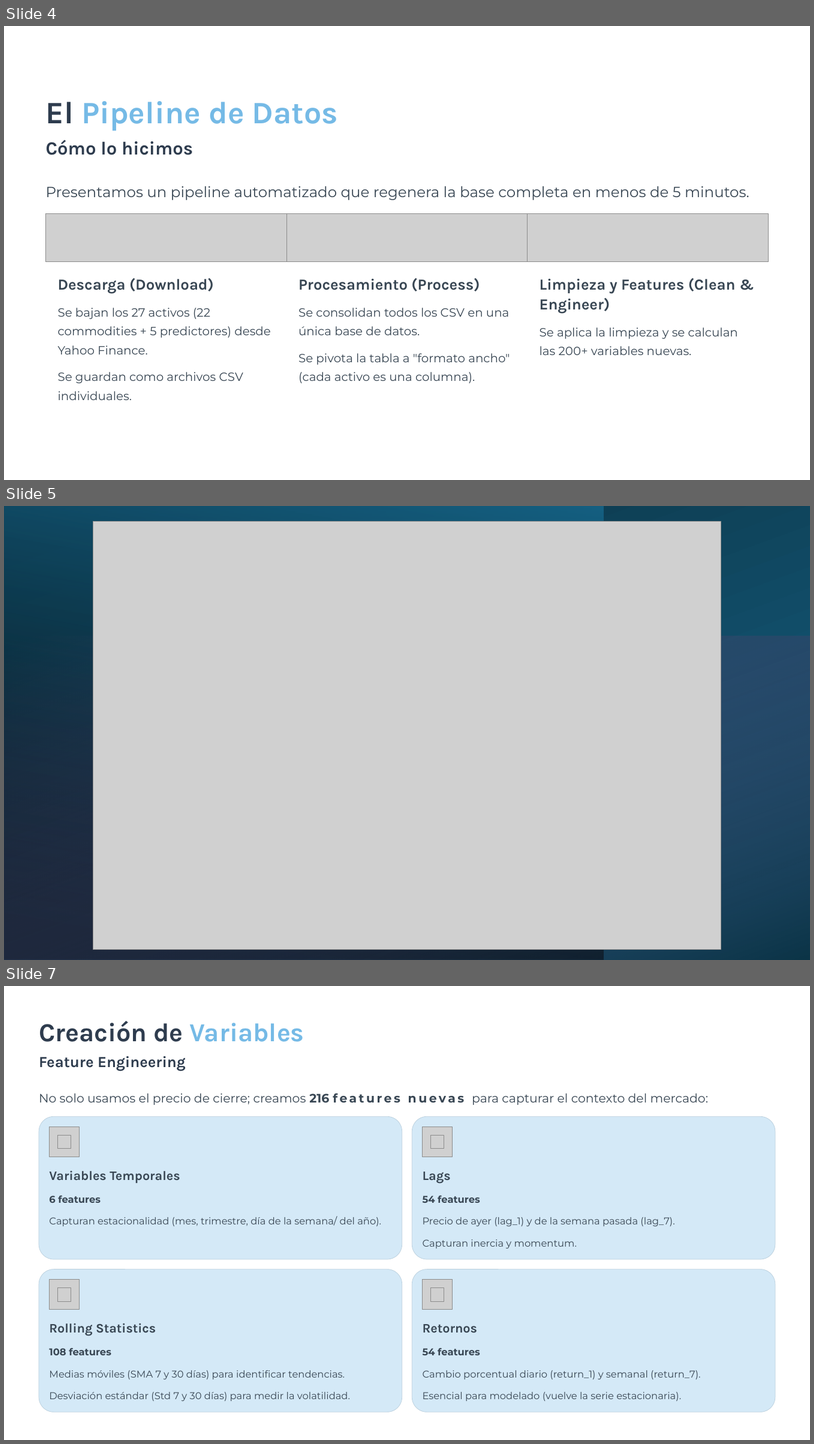
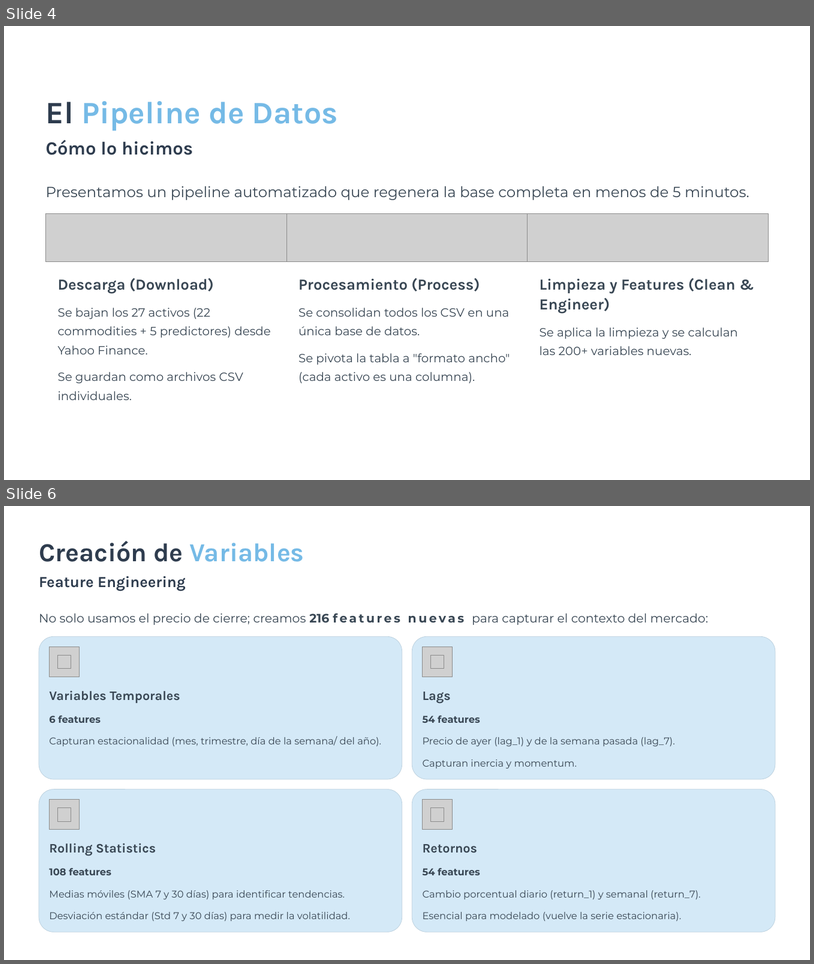
Before and after one commit to paulaleylen/BigDataUBA-Grupo10, a slide deck: TPFinal/Base-de-Datos-de-Commodities-para-Analisis-Predictivo.pptx. Shown one above the other, each under a label of ours: slides 4, 5 and 7 before the commit, slides 4 and 6 after it; the slides between them are not shown. The pictures are 814x1444 and 814x964 pixels, drawn with LibreOffice and Linux fonts; fonts in the diff are those of the drawing; grey boxes stand for pictures. Boxes give left, top, right and bottom in pixels: in the first picture for what was removed or moved away, otherwise in the second. Text is boxed around its words. In the diff, an @@ line names an element or a change of style, - is before the commit and + after.

```diff
--- a/TPFinal/Base-de-Datos-de-Commodities-para-Analisis-Predictivo.pptx
+++ b/TPFinal/Base-de-Datos-de-Commodities-para-Analisis-Predictivo.pptx
@@ slide 5 removed at <box>4,506,810,960</box>, background #FFFFFF @@
@@ rectangle removed at <box>4,506,810,960</box> @@
@@ rectangle removed at <box>4,506,604,960</box> @@
@@ picture removed at <box>93,522,721,949</box> @@
@@ rectangle removed at <box>4,636,810,960</box> @@
@@ what was slide 7 is now slide 6 @@
```
Also in this commit, not shown: 1 slide changed.
